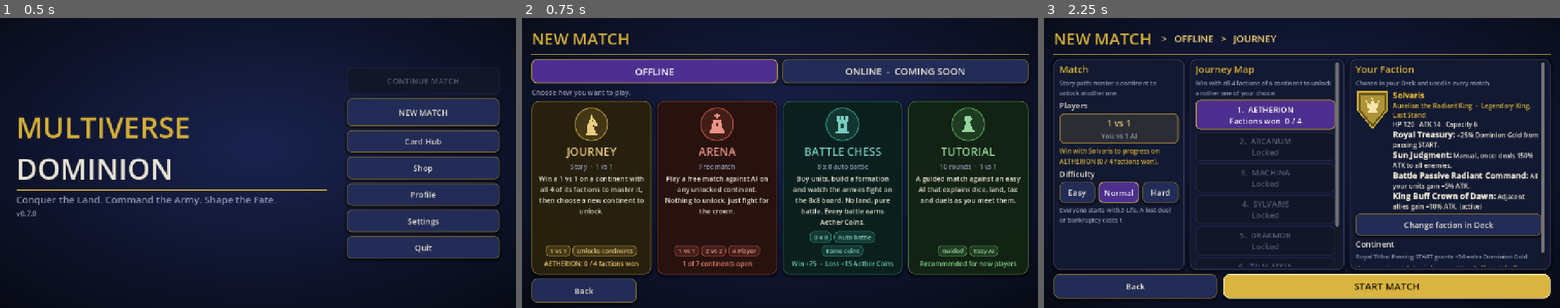
Above: before the commit, frames 1-3 (left to right).
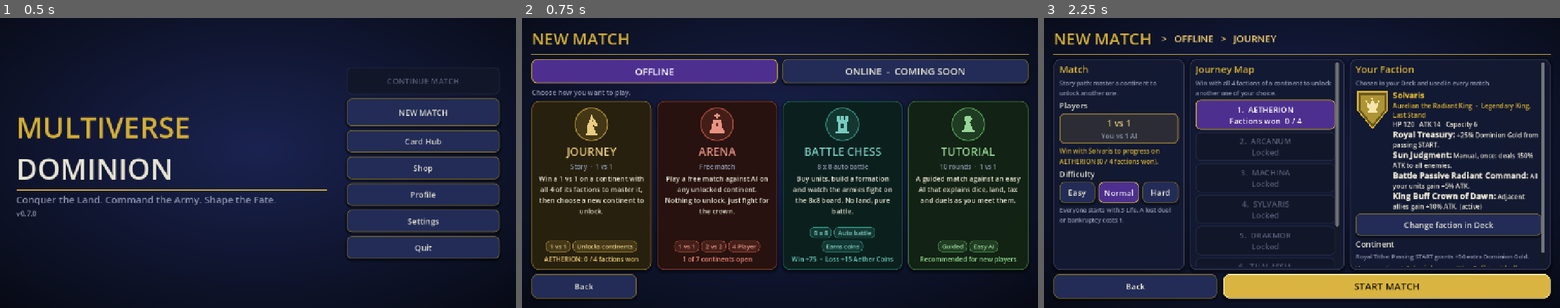
Above: after the commit, the same moments.

Repository: regi4nt/MultiverseDominion
Game: Godot game, scene res://scenes/main_menu/main_menu.tscn
Two runs of this game, one before a commit and one after it. Both use one fixed random seed, a clock stepped at 60 frames per second and the inputs below.
Inputs (mouse positions are in pixels of both pictures, inside the frame that each line leads up to):
- Up to frame 1 (0.5 s): no input
- Up to frame 2 (0.75 s): click "NEW MATCH" at 0.5 s
- Up to frame 3 (2.25 s): click "OFFLINE" at 1.25 s; click (1111, 189) at 2.02 s

Frame 1 is identical in both runs. In frame 2, 6.6% of the frame differs, in the area x 1-99%, y 65-99%; in frame 3, nothing differs.

Commit message:
up

Diff:
--- a/scripts/ui/match_setup.gd
+++ b/scripts/ui/match_setup.gd
@@ -170,7 +170,7 @@
 			"desc": "Play a free match against AI on any unlocked continent. Nothing to unlock, just fight for the crown.",
 			"chips": ["1 vs 1", "2 vs 2", "4 Player"], "status": "%d of %d continents open" % [_open_continent_count(), GameData.continents.size()]},
 		{"id": "battle_chess", "icon": "rook", "title": "BATTLE CHESS", "sub": "8 x 8 auto battle",
-			"desc": "Buy units, build a formation and watch the armies fight on the 8x8 board. No land, pure battle. Every battle earns Aether Coins.",
+			"desc": "Buy units, build a formation and watch the armies fight on the 8x8 board. No land, pure battle.",
 			"chips": ["8 x 8", "Auto battle", "Earns coins"],
 			"status": "Win +%d  -  Loss +%d Aether Coins" % [ShopSystem.PRACTICE_WIN_REWARD, ShopSystem.PRACTICE_LOSS_REWARD]},
 		{"id": "tutorial", "icon": "pawn", "title": "TUTORIAL", "sub": "10 rounds  ·  1 vs 1",
--- a/tests/shop_test.gd
+++ b/tests/shop_test.gd
@@ -30,12 +30,14 @@
 	check(all_have, "every playable continent has a random-map bonus")
 	var c0 := SaveManager.coins()
 	var f0 := SaveManager.fragments()
+	var col0: Dictionary = SaveManager.data["collection"].duplicate(true)  # a win unlocks the next Support card: undo that below
 	SaveManager.record_match(true, 5, 100, "arcanum", false, "", ShopSystem.random_bonus("arcanum"))
 	check(SaveManager.fragments() == f0 + 20 and SaveManager.last_bonus_text != "", "Arcanum bonus: +20 fragments on a win")
 	SaveManager.record_match(false, 5, 100, "arcanum", false, "", ShopSystem.random_bonus("arcanum"))
 	check(SaveManager.fragments() == f0 + 20 and SaveManager.last_bonus_text == "", "no random-map bonus on a loss")
 	SaveManager.data["wallet"]["coins"] = c0
 	SaveManager.data["wallet"]["fragments"] = f0
+	SaveManager.data["collection"] = col0
 	# in-game bonus: human only, random map only
 	var mc := MatchController.new()
 	mc.setup({"mode": "custom_ai", "continent_id": "arcanum", "faction_id": "solvaris", "difficulty": "normal", "ai_count": 1, "seed": 3, "random_map": true})
